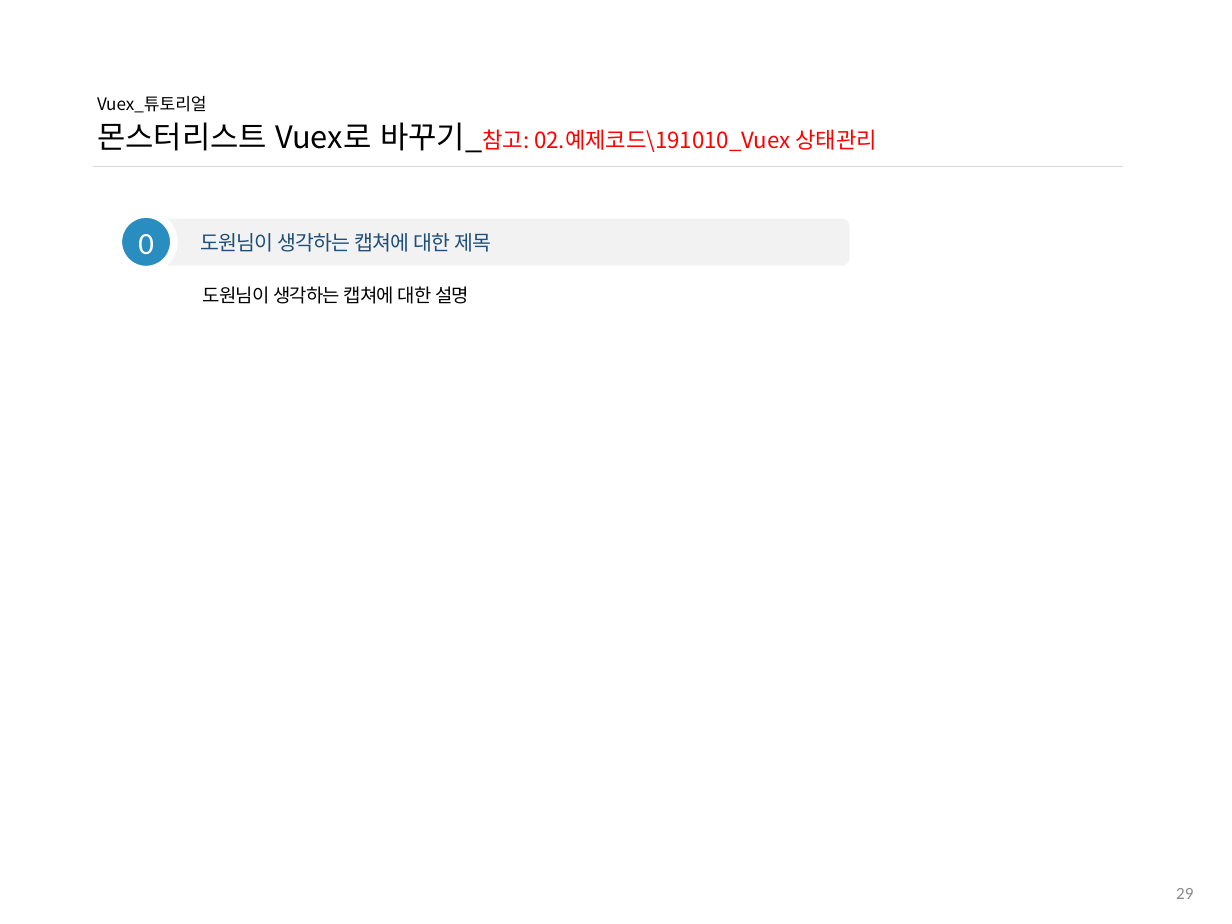
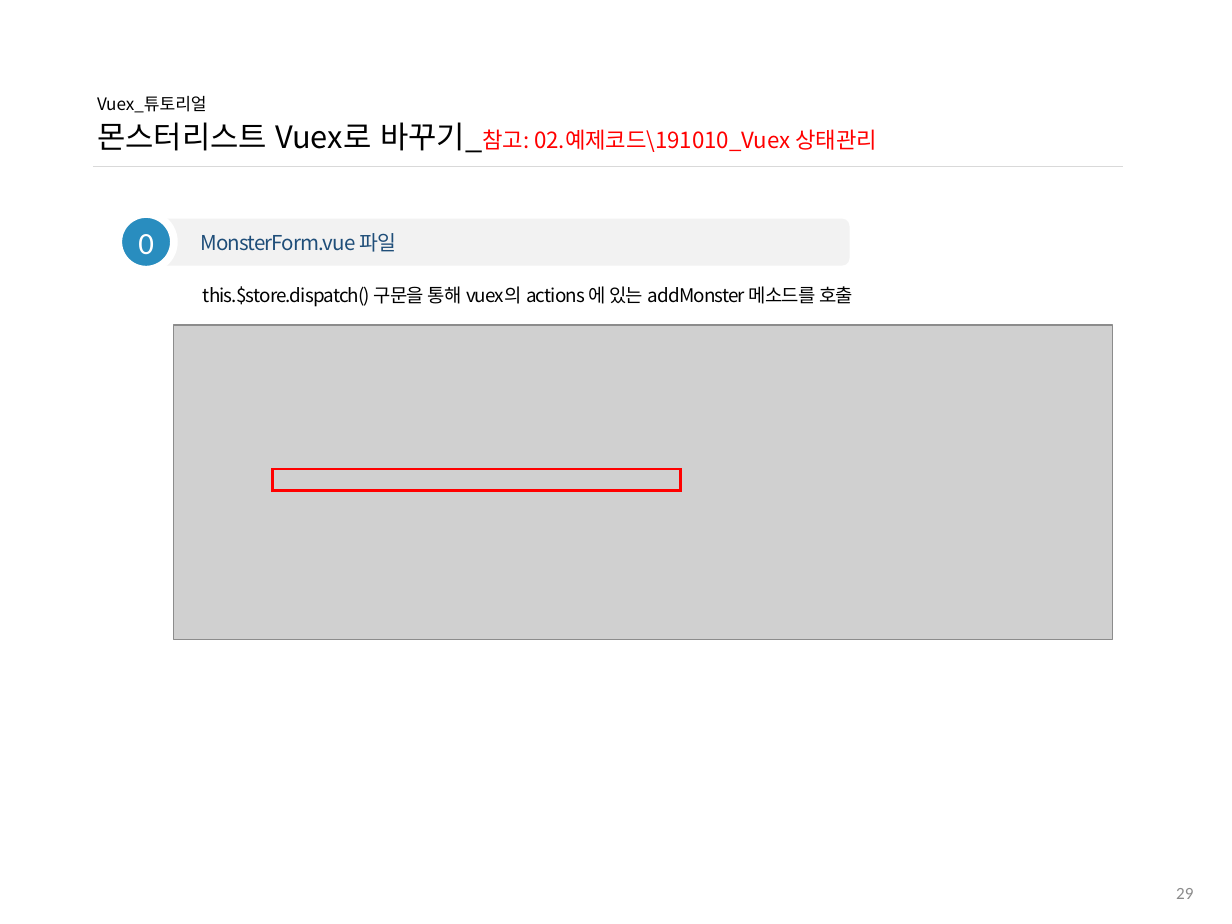
Before and after one commit to ddowon/vueStudy, a slide deck: slide 30 of 01.참고자료/191010_Vuex 튜토리얼.pptx. Drawn at 1232x924 pixels with LibreOffice and Linux fonts; fonts in the diff are those of the drawing; grey boxes stand for pictures; background and template pictures are left out. Boxes give left, top, right and bottom in pixels: in the first picture for what was removed or moved away, otherwise in the second. Text is boxed around its words. In the diff, an @@ line names an element or a change of style, - is before the commit and + after.

Commit message:
[과제제출] 191024 vuex 수정 과제 김도원

```diff
--- a/01.참고자료/191010_Vuex 튜토리얼.pptx
+++ b/01.참고자료/191010_Vuex 튜토리얼.pptx
@@ text in rounded rectangle at <box>200,233,396,252</box>: text changed @@
-도원님이 생각하는 캡쳐에 대한 제목
+MonsterForm.vue 파일
@@ text at <box>203,286,853,307</box>: text changed @@
-도원님이 생각하는 캡쳐에 대한 설명
+this.$store.dispatch() 구문을 통해 vuex의 actions 에 있는 addMonster 메소드를 호출
@@ picture added at <box>174,325,1112,639</box> @@
@@ rectangle added at <box>272,469,680,492</box>, outline #FF0000 1.5 pt @@
```
Also in this commit, not shown: 7 other slides changed, 2 slides removed, 9 other files.
